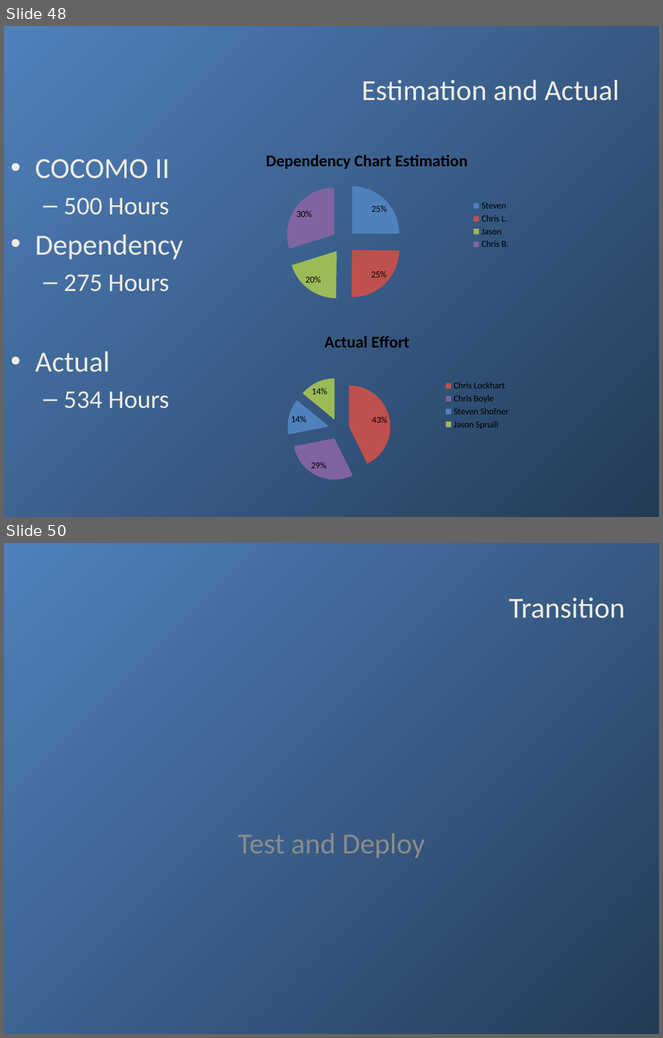
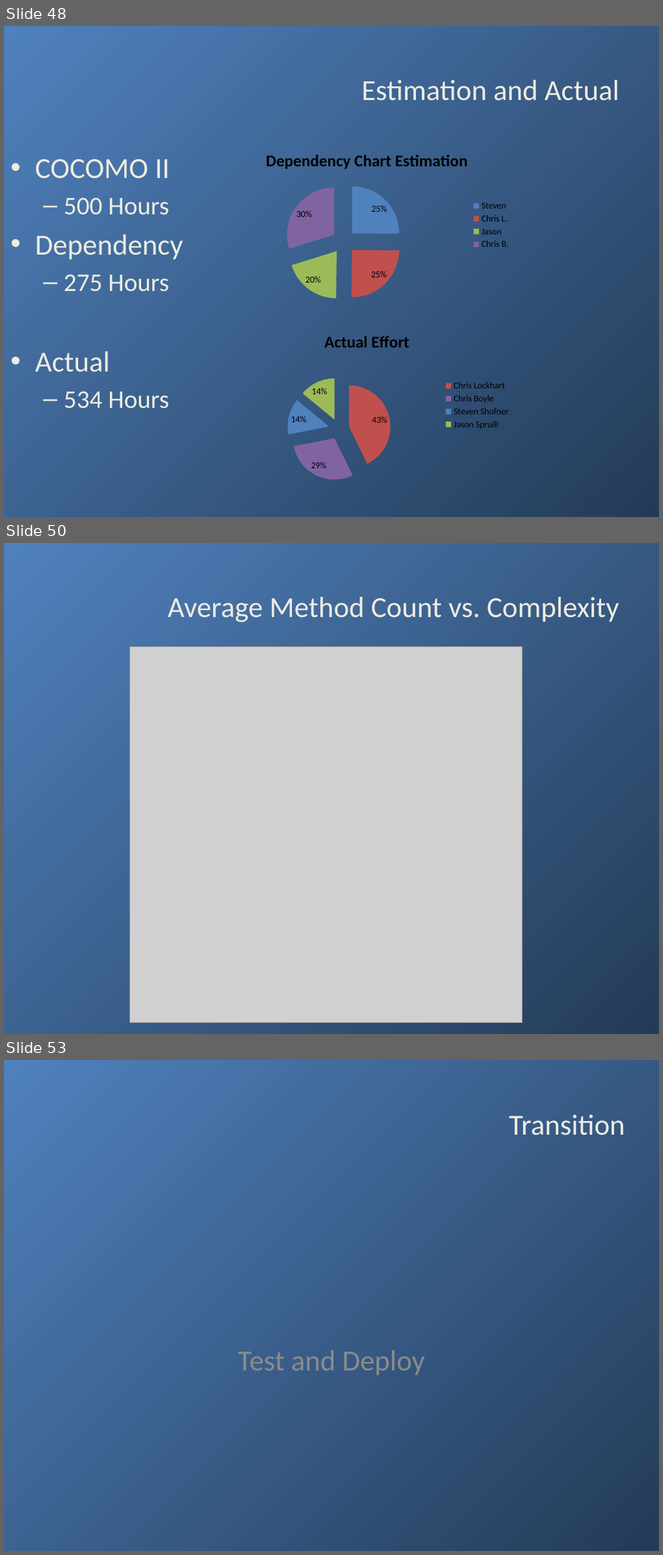
Before and after one commit to yeznasni/rubiks-cube-challenge, a slide deck: documentation/RCPres.pptx. Shown one above the other, each under a label of ours: slides 48 and 50 before the commit, slides 48, 50 and 53 after it; the slides between them are not shown. The pictures are 663x1038 and 663x1555 pixels, drawn with LibreOffice and Linux fonts; fonts in the diff are those of the drawing; grey boxes stand for pictures; background and template pictures are left out. Boxes give left, top, right and bottom in pixels: in the first picture for what was removed or moved away, otherwise in the second. Text is boxed around its words. In the diff, an @@ line names an element or a change of style, - is before the commit and + after.

```diff
--- a/documentation/RCPres.pptx
+++ b/documentation/RCPres.pptx
@@ slide 50 added at (x1=4, y1=543, x2=659, y2=1034), background gradient #4F81BD to #395C87 @@
@@ title added at (x1=168, y1=597, x2=620, y2=622), 32 pt, text #EEECE1 @@
+Average Method Count vs. Complexity
@@ picture added at (x1=130, y1=646, x2=523, y2=1023) @@
@@ what was slide 50 is now slide 53 @@
```
Also in this commit, not shown: 1 slide changed, 3 other slides added, 29 other files.
